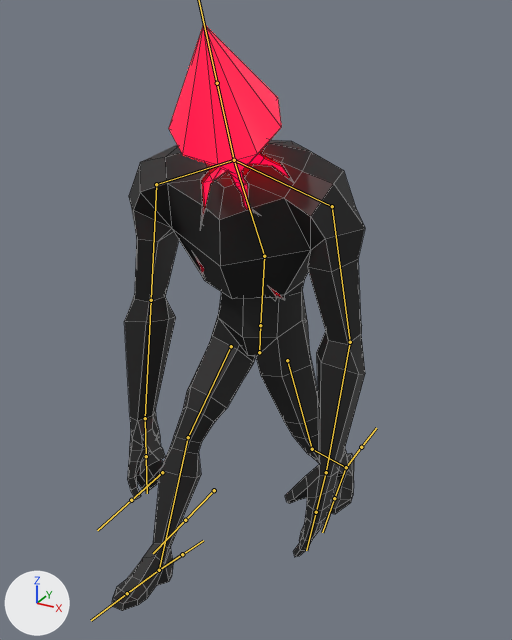
The FBX model Assets/Testing/Crystal Head/CrystalHead2.fbx, before and after one commit.
Rendered twice from a 50 mm camera at (1.61, -2.97, 2.76) aimed at (0.06, -0.15, 1.35). Arrows for +X, +Y and +Z are at lower left; the lights stay in place. Both versions are drawn at frame 1 of the action 'Armature|Walking'; the numbers are the values there. The bones that bend it are drawn over the model as lines. Mesh edges are drawn as thin lines.

Objects in the first picture: 'Crystal Head Full'.
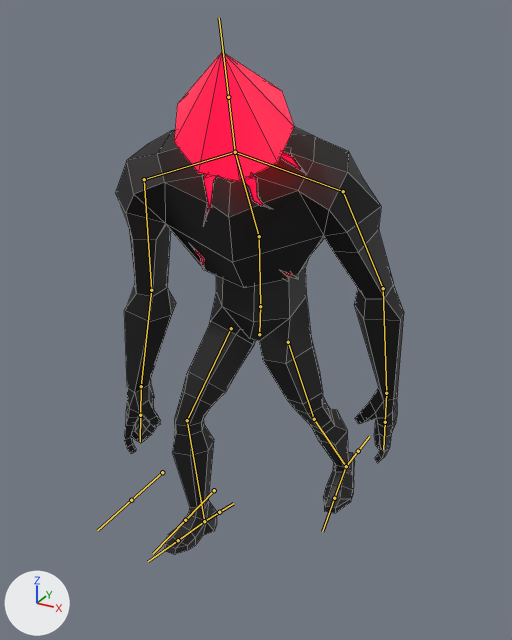
Changed parts and their boxes [x1, y1, x2, y2] in the pictures (512 x 640 px):
'Crystal Head Full', posed (14% wider, 14% shorter)
    before: [111, 24, 365, 611]
    after: [115, 52, 404, 555]
bone 'Root', root to tip
    before: (259, 352) to (260, 323)
    after: (259, 334) to (260, 305)
bone 'Spine1', root to tip
    before: (260, 325) to (264, 256)
    after: (260, 306) to (259, 236)
bone 'Spine2', root to tip
    before: (264, 256) to (234, 160)
    after: (259, 236) to (235, 152)
bone 'Head', root to tip
    before: (234, 160) to (217, 83)
    after: (235, 152) to (228, 97)
bone 'UpperArm.L', root to tip
    before: (332, 206) to (350, 342)
    after: (343, 191) to (383, 288)
bone 'UpperArm.R', root to tip
    before: (156, 184) to (151, 300)
    after: (144, 179) to (151, 290)
bone 'LowerArm.R', root to tip
    before: (151, 300) to (145, 418)
    after: (151, 290) to (141, 386)
bone 'UpperLeg.L', root to tip
    before: (287, 360) to (312, 449)
    after: (288, 342) to (314, 419)
bone 'LowerLeg.L', root to tip
    before: (312, 449) to (346, 467)
    after: (314, 419) to (346, 466)
bone 'Foot.L', root to tip
    before: (346, 467) to (334, 498)
    after: (346, 466) to (334, 498)
bone 'UpperLeg.R', root to tip
    before: (231, 346) to (188, 437)
    after: (231, 328) to (187, 420)
bone 'LowerLeg.R', root to tip
    before: (188, 437) to (159, 570)
    after: (187, 420) to (204, 521)
bone 'Foot.R', root to tip
    before: (159, 570) to (127, 593)
    after: (204, 521) to (178, 540)

The change in detail:
Bone 'Root' (bone_root) moves from (0.0, -0.172, -0.01) to (0.0, -0.066, -0.004).
Bone 'Spine1' (bone_spine1) turns from (-5, 0, 0) to (-1, 22, 2) degrees about its own x, y and z.
Bone 'Spine2' (bone_spine2) turns from (35, 0, 0) to (41, -10, -2) degrees about its own x, y and z.
Bone 'Head' (bone_head) turns from (11, 2, -1) to (17, 3, -1) degrees about its own x, y and z.
Bone 'UpperArm.L' (bone_upperarm_l) turns from (27, -2, -27) to (9, 1, -23) degrees about its own x, y and z.
Bone 'UpperArm.R' (bone_upperarm_r) turns from (27, 3, 27) to (23, 6, 31) degrees about its own x, y and z.
Bone 'LowerArm.R' (bone_lowerarm_r) turns from (6, 3, 11) to (-7, 4, -4) degrees about its own x, y and z.
Bone 'UpperLeg.L' (bone_upperleg_l) turns from (2, 6, 4) to (-10, 6, -2) degrees about its own x, y and z.
Bone 'LowerLeg.L' (bone_lowerleg_l) turns from (-44, -6, -15) to (-20, -1, -7) degrees about its own x, y and z.
Bone 'Foot.L' (bone_foot_l) turns from (31, 7, 18) to (18, 9, 12) degrees about its own x, y and z.
Bone 'UpperLeg.R' (bone_upperleg_r) turns from (51, -4, 2) to (43, -2, 0) degrees about its own x, y and z.
Bone 'LowerLeg.R' (bone_lowerleg_r) turns from (-19, 1, 7) to (-42, 5, 14) degrees about its own x, y and z.
Bone 'Foot.R' (bone_foot_r) turns from (-16, -8, 4) to (15, -10, -11) degrees about its own x, y and z.
